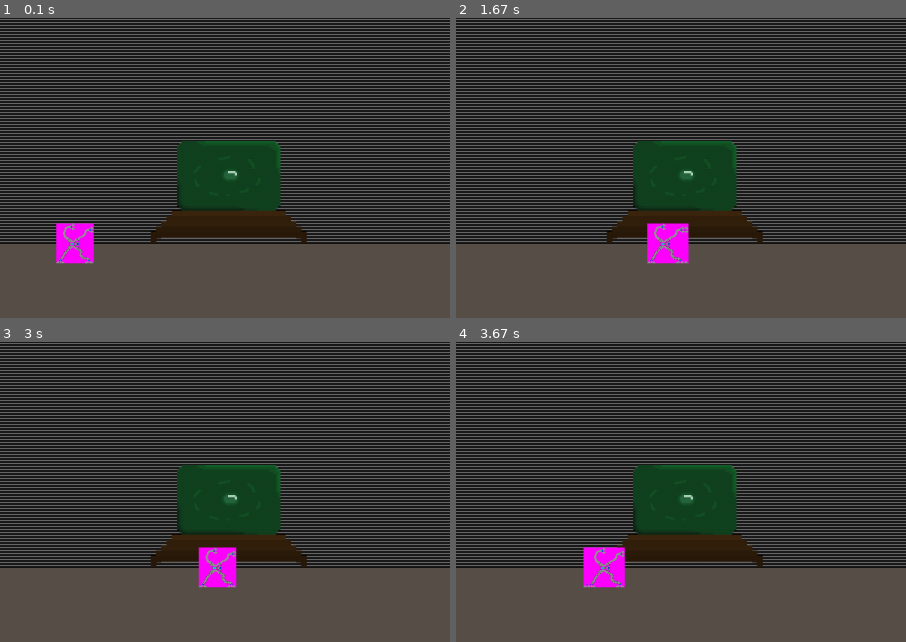
Above: before the commit, frames 1-4 (two rows, left to right).
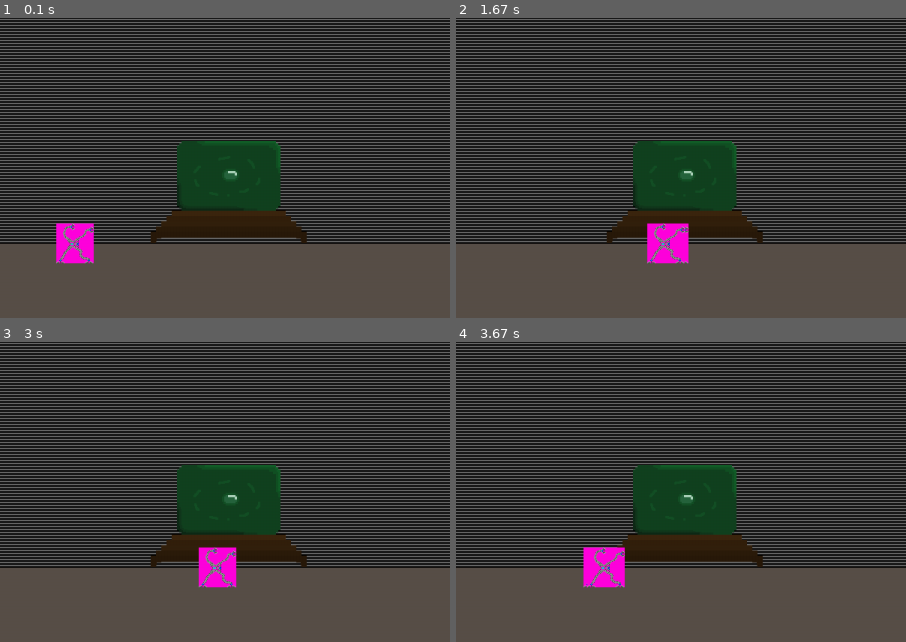
Above: after the commit, the same moments.

Repository: dmtcrafter/Py_Bots-pygame
Game: pygame game, started from game.py
Two runs of this game, one before a commit and one after it. Both use one fixed random seed, a clock stepped at 60 frames per second and the inputs below.
Inputs:
- Up to frame 1 (0.1 s): no input
- Up to frame 2 (1.67 s): hold Right 0.33-0.8 s; hold Right 0.83-1.3 s; hold Left from 1.33 s (still down)
- Up to frame 3 (3 s): release Left at 1.87 s; hold Left 1.9-2.3 s; hold Right 2.33-2.97 s
- Up to frame 4 (3.67 s): hold Left 3-3.47 s; hold Right from 3.5 s (still down)
The pictures show only the part of the screen within x 0-50%, y 50-100%; the shares and areas given below are measured in that part.

The runs differ from the first frame. In frame 1, 0.9% of the frame differs, in the area x 12-21%, y 68-82%; in frame 2, 1.0%; in frame 3, 0.9%; in frame 4, 1.0%, in the area x 28-38%, y 68-82%.

Commit message:
4/14/2022 1:36 PM DMT

Diff:
--- a/game.py
+++ b/game.py
@@ -123,6 +123,7 @@
         def __init__(self):
             super().__init__()
             self.surf = pygame.image.load('./assets/imgs/turret_closed.png').convert()
+            self.surf.set_colorkey((255, 255, 0), RLEACCEL)
             self.rect = self.surf.get_rect()
             self.bounding_rect = self.surf.get_bounding_rect()
 
@@ -140,7 +141,7 @@
     def __init__(self):
         super().__init__()
         self.surf = pygame.image.load('./assets/imgs/player_bot_1.png').convert()
-        self.surf.set_colorkey((0, 0, 0), RLEACCEL)
+        self.surf.set_colorkey((255, 255, 0), RLEACCEL)
         self.rect = self.surf.get_rect(center=(SCREEN_WIDTH-1100, SCREEN_HEIGHT-100))
 
     def update(self, pressed_keys):
@@ -209,13 +210,13 @@
     # fill screen with background image
     display.blit(screen.surf, screen.rect)
 
+    enemy_type = [Enemy.Turret(), Enemy.Crocodile(), Enemy.SawBot()]
+    enemy_choice = random.choice(enemy_type)
+
+    n_enemy = Enemy()
     # Draw all sprites
     for entity in game_objects:
         display.blit(entity.surf, entity.rect)
-
-    enemy_type = [Enemy.Turret(), Enemy.Crocodile(), Enemy.SawBot()]
-    enemy_choice = random.choice(enemy_type)
-    n_enemy = Enemy()
 
     # get currently pressed keys
     pressed_keys = pygame.key.get_pressed()
Binary file changed: assets/imgs/player_bot_1.png
